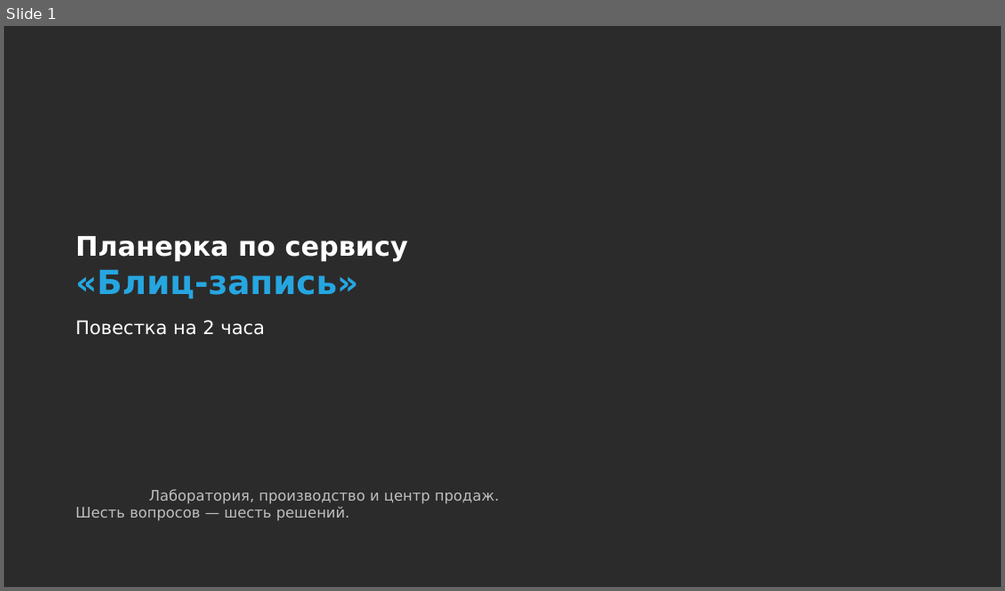
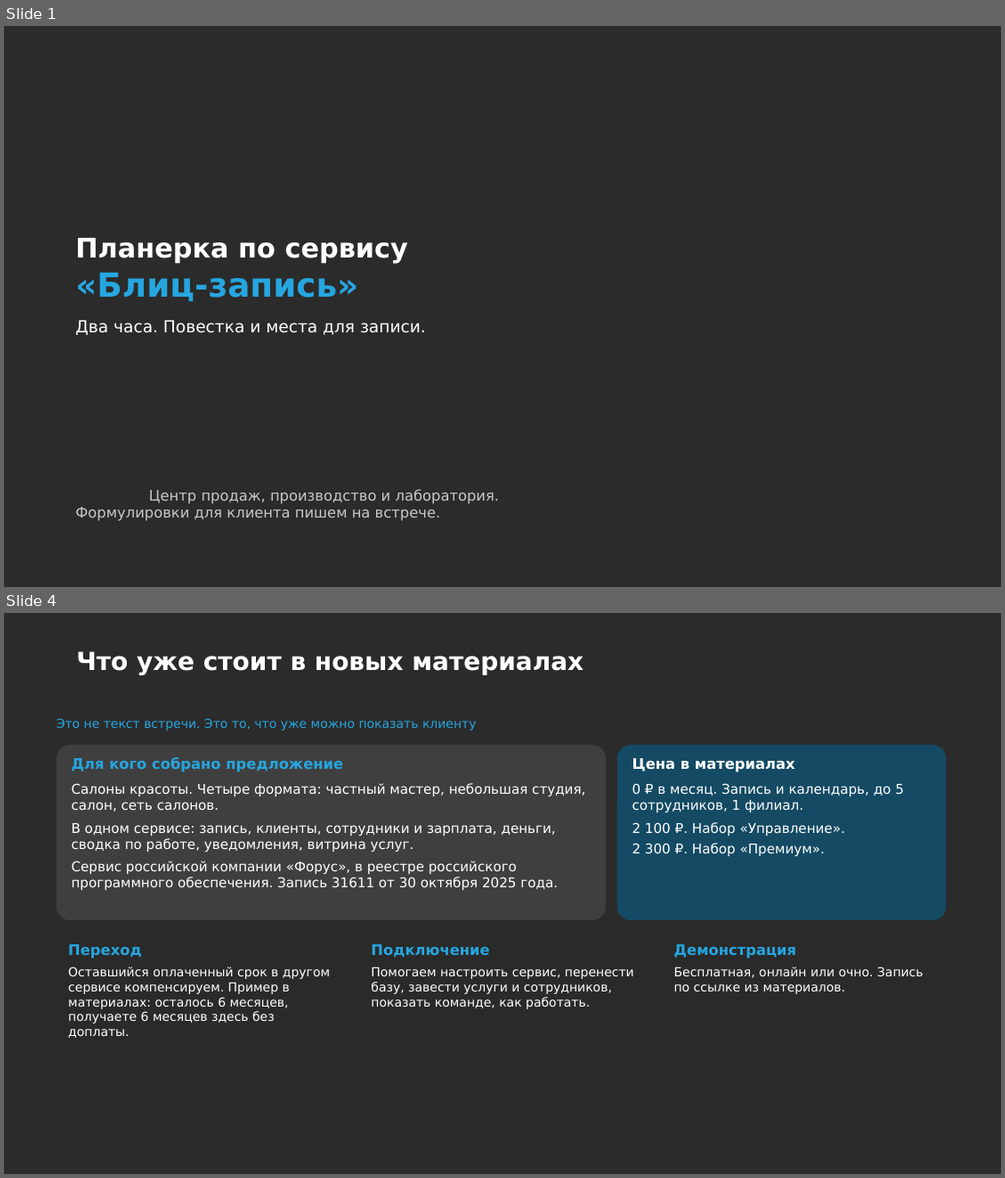
Before and after one commit to daaanilNikonov/for-lisa, a slide deck: presentation/Планерка_Блиц-запись_повестка.pptx. Shown one above the other, each under a label of ours: slide 1 before the commit, slides 1 and 4 after it; the slides between them are not shown. The pictures are 1005x591 and 1005x1178 pixels, drawn with LibreOffice and Linux fonts; fonts in the diff are those of the drawing; background and template pictures are left out; a plain dark background stands for a picture behind light text. Boxes give left, top, right and bottom in pixels: in the first picture for what was removed or moved away, otherwise in the second. Text is boxed around its words. In the diff, an @@ line names an element or a change of style, - is before the commit and + after.

```diff
--- a/presentation/Планерка_Блиц-запись_повестка.pptx
+++ b/presentation/Планерка_Блиц-запись_повестка.pptx
@@ slide 4 added at [4,613,1001,1174], background picture (left out) @@
@@ title added at [76,651,583,675], 24 pt, text #FFFFFF, bold @@
+Что уже стоит в новых материалах
@@ text added at [57,718,477,730], 12 pt, text #26A6E0 @@
+Это не текст встречи. Это то, что уже можно показать клиенту
@@ rounded rectangle added at [57,745,606,920], fill #3F3F3F @@
@@ rounded rectangle added at [617,745,947,920], fill #144A63 @@
@@ text added at [72,757,585,890], 13 pt, text #FFFFFF @@
+Для кого собрано предложение
+Салоны красоты. Четыре формата: частный мастер, небольшая студия, салон, сеть салонов.
+В одном сервисе: запись, клиенты, сотрудники и зарплата, деньги, сводка по работе, уведомления, витрина услуг.
+Сервис российской компании «Форус», в реестре российского программного обеспечения. Запись 31611 от 30 октября 2025 года.
@@ text added at [632,758,904,856], 13 pt, text #FFFFFF @@
+Цена в материалах
+0 ₽ в месяц. Запись и календарь, до 5 сотрудников, 1 филиал.
+2 100 ₽. Набор «Управление».
+2 300 ₽. Набор «Премиум».
@@ rounded rectangle added at [57,932,348,1047], fill #2A2A2A @@
@@ rounded rectangle added at [359,932,651,1047], fill #2A2A2A @@
@@ rounded rectangle added at [662,932,954,1047], fill #2A2A2A @@
@@ text added at [68,944,330,1038], 12 pt, text #FFFFFF @@
+Переход
+Оставшийся оплаченный срок в другом сервисе компенсируем. Пример в материалах: осталось 6 месяцев, получаете 6 месяцев здесь без доплаты.
@@ text added at [371,944,634,1009], 12 pt, text #FFFFFF @@
+Подключение
+Помогаем настроить сервис, перенести базу, завести услуги и сотрудников, показать команде, как работать.
@@ text added at [674,944,923,994], 12 pt, text #FFFFFF @@
+Демонстрация
+Бесплатная, онлайн или очно. Запись по ссылке из материалов.
@@ slide 1 changed as well @@
@@ title at [75,320,426,335]: text changed; size 18 to 16 pt @@
-Повестка на 2 часа
+Два часа. Повестка и места для записи.
@@ subtitle at [75,489,500,521]: text changed; text colour #BFBFBF to #C8C8C8 @@
-Лаборатория, производство и центр продаж.
-Шесть вопросов — шесть решений.
+Центр продаж, производство и лаборатория.
+Формулировки для клиента пишем на встрече.
```
Also in this commit, not shown: 2 other slides changed, 13 other slides added, 14 slides removed, 1 other file.
